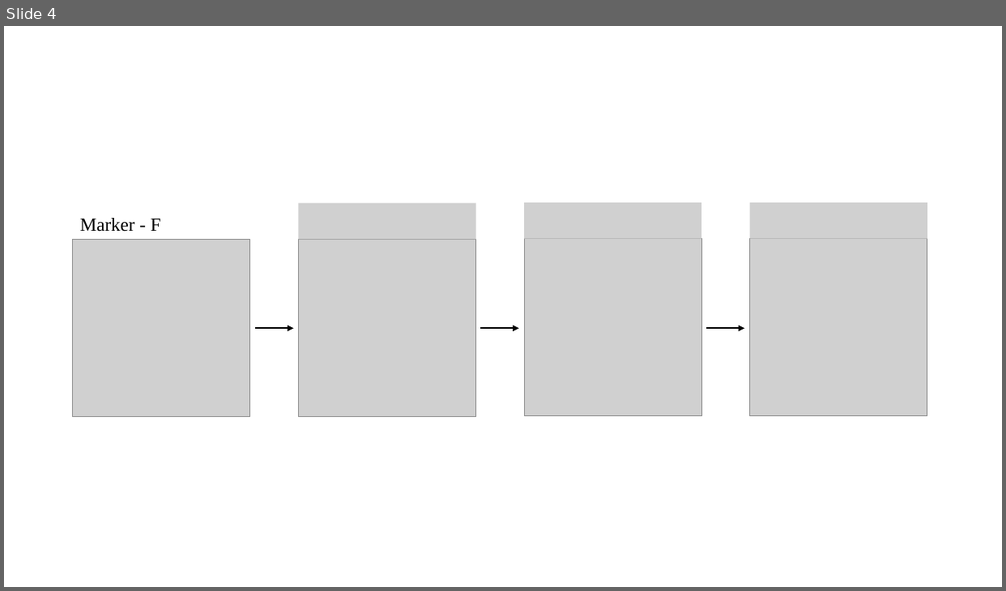
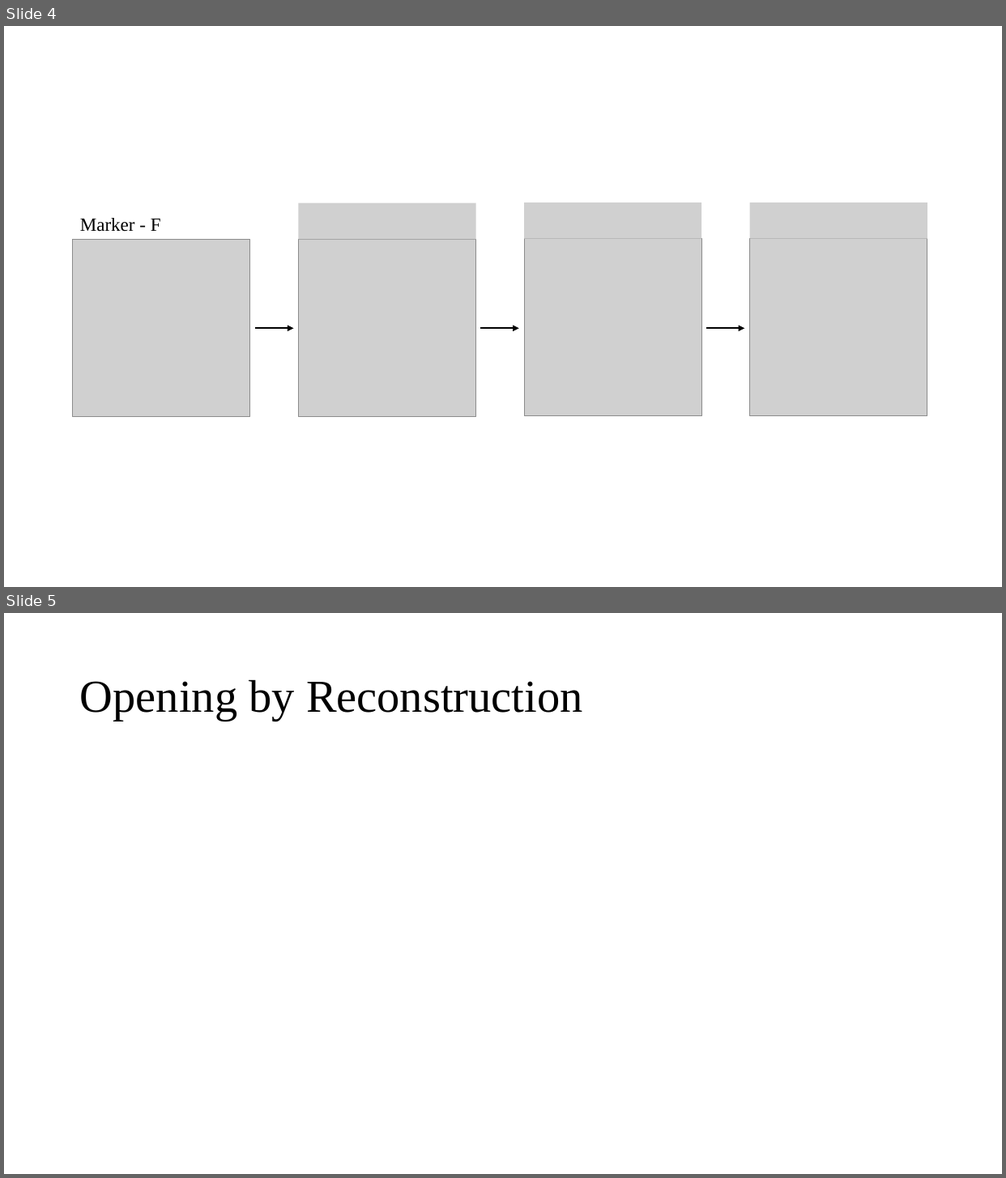
Before and after one commit to ChristianSieh/PointProcessing, a slide deck: Images/Presentation/Matt_Slides.pptx. Shown one above the other, each under a label of ours: slide 4 before the commit, slides 4 and 5 after it. The pictures are 1006x591 and 1006x1178 pixels, drawn with LibreOffice and Linux fonts; fonts in the diff are those of the drawing; grey boxes stand for pictures. Boxes give left, top, right and bottom in pixels: in the first picture for what was removed or moved away, otherwise in the second. Text is boxed around its words. In the diff, an @@ line names an element or a change of style, - is before the commit and + after.

Commit message:
Added Opening by Reconstruction

```diff
--- a/Images/Presentation/Matt_Slides.pptx
+++ b/Images/Presentation/Matt_Slides.pptx
@@ slide 5 added at [4, 613, 1002, 1174], background #FFFFFF @@
@@ title added at [80, 679, 583, 721], 44 pt, text #000000 @@
+Opening by Reconstruction
```
Also in this commit, not shown: 1 other slide added.
